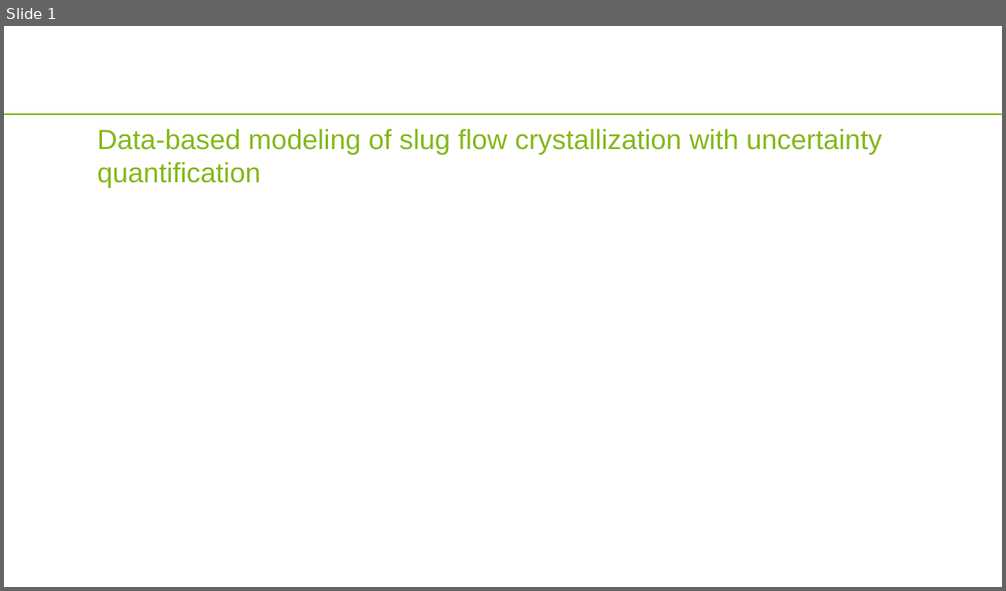
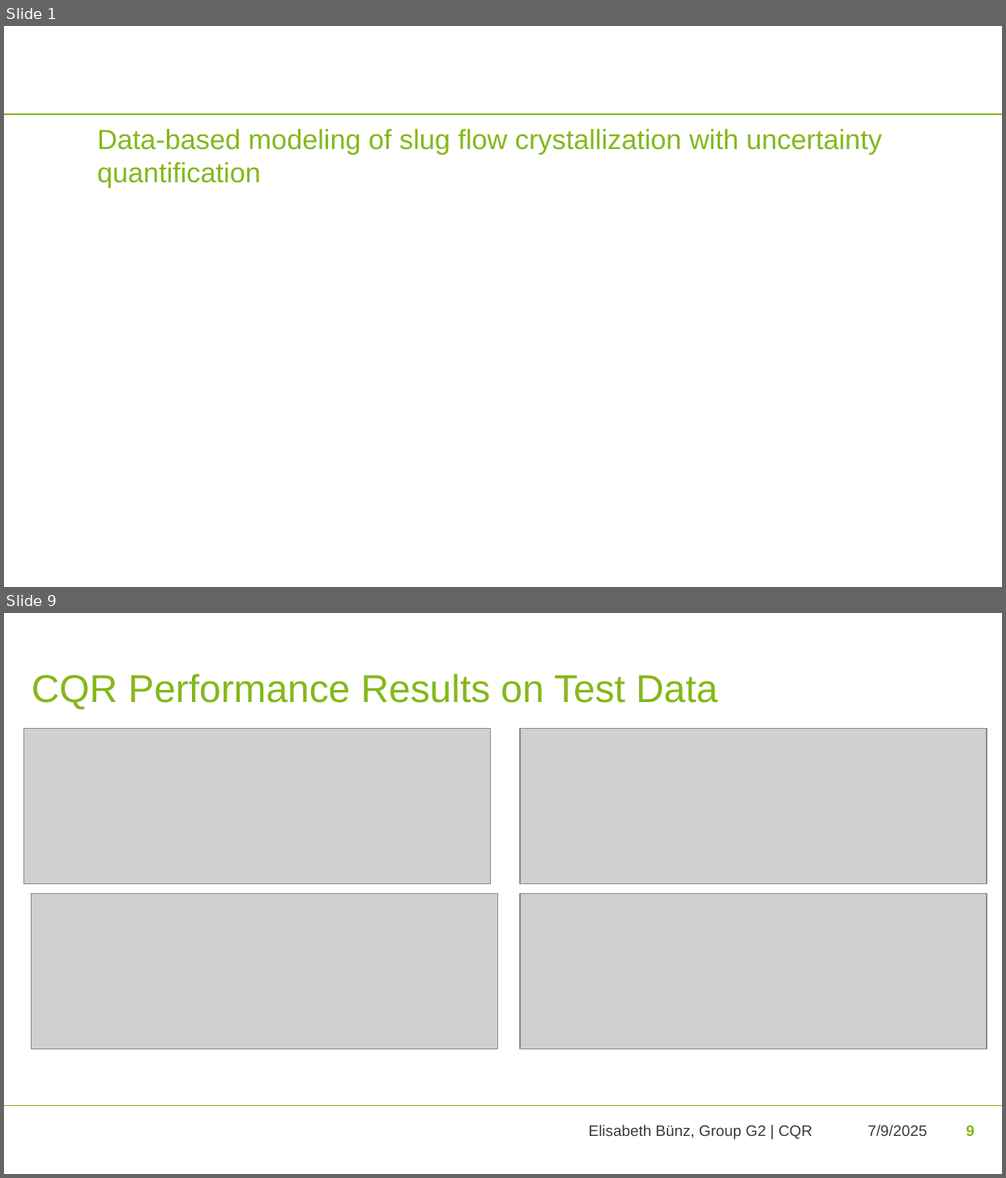
Before and after one commit to pauljlt/MLME_project, a slide deck: MLME_project_final_presentation_G2.pptx. Shown one above the other, each under a label of ours: slide 1 before the commit, slides 1 and 9 after it; the slides between them are not shown. The pictures are 1006x591 and 1006x1178 pixels, drawn with LibreOffice and Linux fonts; fonts in the diff are those of the drawing; grey boxes stand for pictures; background and template pictures are left out. Boxes give left, top, right and bottom in pixels: in the first picture for what was removed or moved away, otherwise in the second. Text is boxed around its words. In the diff, an @@ line names an element or a change of style, - is before the commit and + after.

```diff
--- a/MLME_project_final_presentation_G2.pptx
+++ b/MLME_project_final_presentation_G2.pptx
@@ slide 9 added at (x1=4, y1=613, x2=1002, y2=1174), background #FFFFFF @@
@@ text added at (x1=32, y1=674, x2=718, y2=709), 28 pt, text #84B819 @@
+CQR Performance Results on Test Data
@@ picture added at (x1=24, y1=729, x2=491, y2=884) @@
@@ picture added at (x1=520, y1=729, x2=987, y2=884) @@
@@ picture added at (x1=31, y1=893, x2=498, y2=1049) @@
@@ picture added at (x1=520, y1=893, x2=987, y2=1049) @@
@@ line added from (4, 1106) to (1002, 1106), #84B819 1 pt @@
@@ text added at (x1=589, y1=1125, x2=812, y2=1139), 11 pt, text #393939 @@
+Elisabeth Bünz, Group G2 | CQR
@@ text added at (x1=867, y1=1125, x2=927, y2=1136), 11 pt, text #393939 @@
+7/9/2025
@@ page number added at (x1=966, y1=1126, x2=974, y2=1136), 11 pt, text #84B818, bold @@
+9
```
Also in this commit, not shown: 4 slides changed, 3 other slides added, 26 other files.
